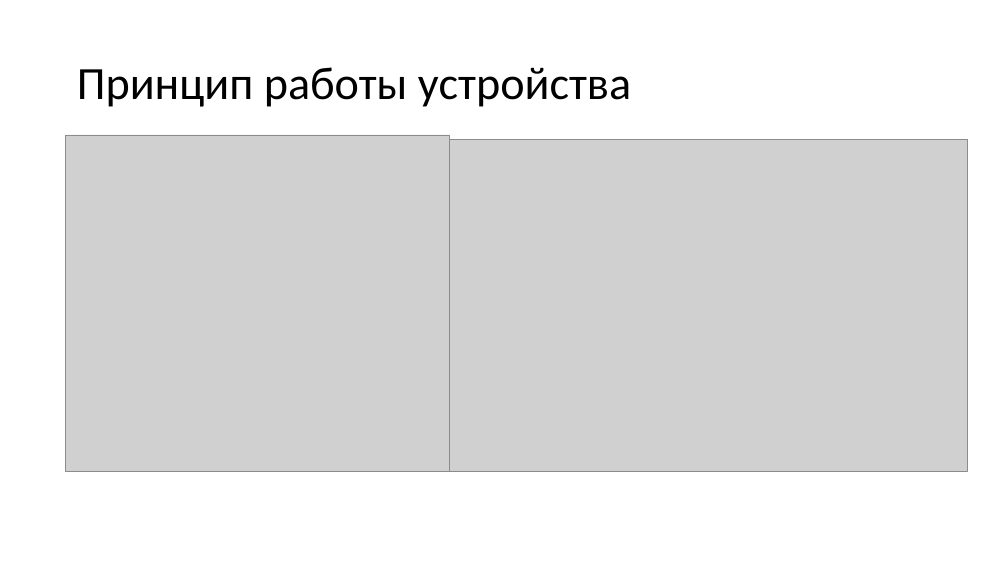
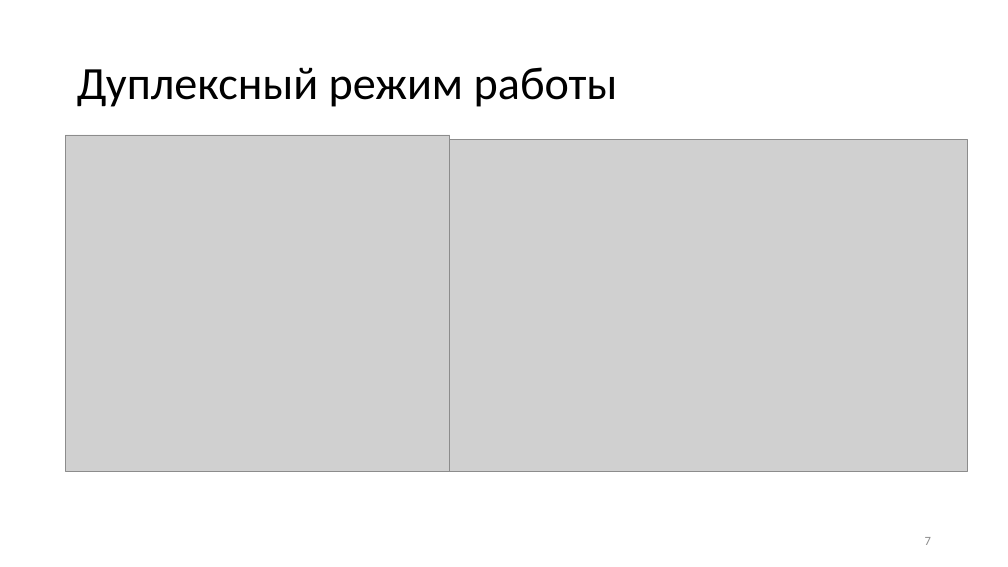
Before and after one commit to wei-blip/diploma, a slide deck: slide 7 of предзащита.pptx. Drawn at 1008x567 pixels with LibreOffice and Linux fonts; fonts in the diff are those of the drawing; grey boxes stand for pictures. Boxes give left, top, right and bottom in pixels: in the first picture for what was removed or moved away, otherwise in the second. Text is boxed around its words. In the diff, an @@ line names an element or a change of style, - is before the commit and + after.

```diff
--- a/предзащита.pptx
+++ b/предзащита.pptx
@@ title at box(77, 67, 618, 107): text changed @@
-Принцип работы устройства
+Дуплексный режим работы
@@ page number added at box(925, 537, 931, 545), 12 pt, text #8C8C8C @@
+7
```
Also in this commit, not shown: 9 other slides changed, 5 slides added, 4 slides removed, 2 other files.
